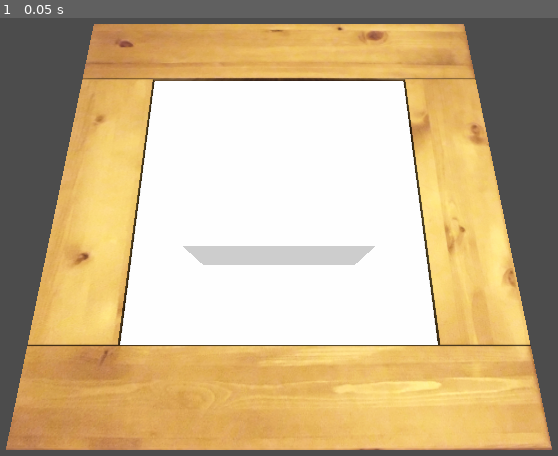
Above: before the commit, frame 1.
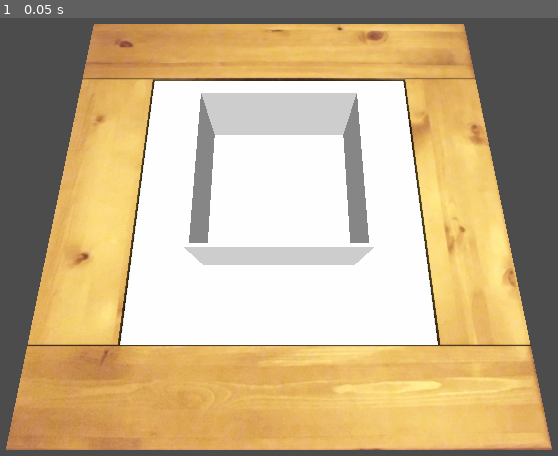
Above: after the commit, the same moment.

Repository: drkitt/packitt
Game: Godot game, scene res://SortingScreen.tscn
The game is run twice, just before and just after one commit, with the same random seed, the same clock (stepped at 60 frames per second) and the same inputs.
Inputs:
- Up to frame 1 (0.05 s): no input

The runs differ from the first frame. In frame 1, 4.4% of the frame differs, in the area x 32-68%, y 17-53%.

Commit message:
Add collision to wiggler

Diff:
--- a/CSSA Game Jam 2022/Wiggler.tscn
+++ b/CSSA Game Jam 2022/Wiggler.tscn
@@ -4,6 +4,7 @@
 
 [node name="Lid" type="Spatial" parent="."]
 transform = Transform( 1, 0, 0, 0, 1, 0, 0, 0, 1, -1.04998, 0.499084, 0 )
+visible = false
 
 [node name="TopText" type="CSGBox" parent="Lid"]
 transform = Transform( 1, 0, 0, 0, 1, 0, 0, 0, 1, 1.04993, 0.0251799, 0 )
@@ -13,20 +14,25 @@
 
 [node name="NorthSide" type="CSGBox" parent="."]
 transform = Transform( 1, 0, 0, 0, 0.5, 0, 0, 0, 1.05, 1.025, 0, 0 )
+use_collision = true
 width = 0.05
 
 [node name="SouthSide" type="CSGBox" parent="."]
 transform = Transform( 1, 0, 0, 0, 0.5, 0, 0, 0, 1.05, -1.025, 0, 0 )
+use_collision = true
 width = 0.05
 
 [node name="EastSide" type="CSGBox" parent="."]
 transform = Transform( 1, 0, 0, 0, 0.5, 0, 0, 0, 1, 0, 0, 1.025 )
+use_collision = true
 depth = 0.05
 
 [node name="WestSide" type="CSGBox" parent="."]
 transform = Transform( 1, 0, 0, 0, 0.5, 0, 0, 0, 1, 0, 0, -1.025 )
+use_collision = true
 depth = 0.05
 
 [node name="BottomText" type="CSGBox" parent="."]
 transform = Transform( 1, 0, 0, 0, 1, 0, 0, 0, 1, 0, -0.475, 0 )
+use_collision = true
 height = 0.05
